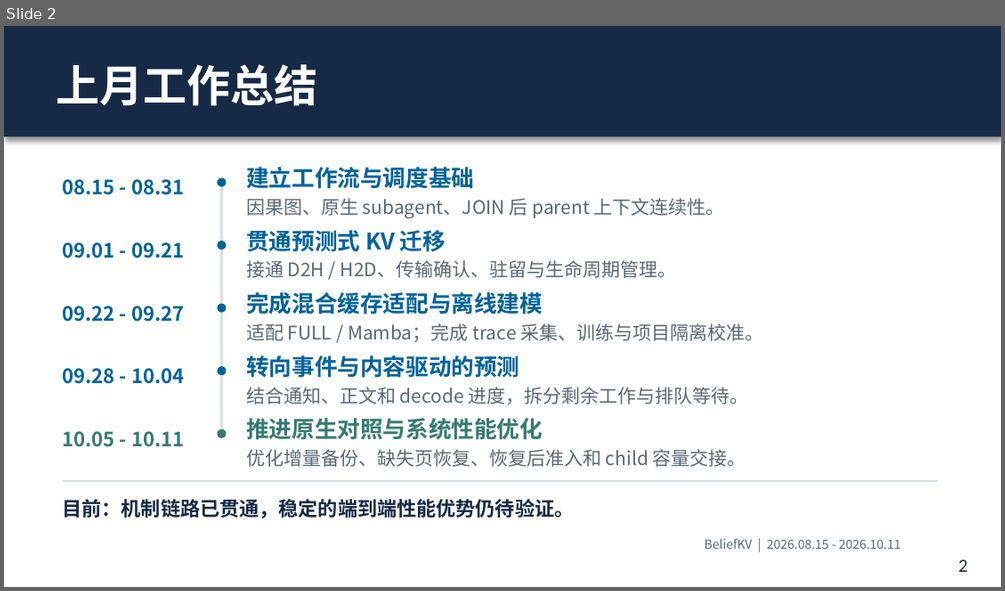
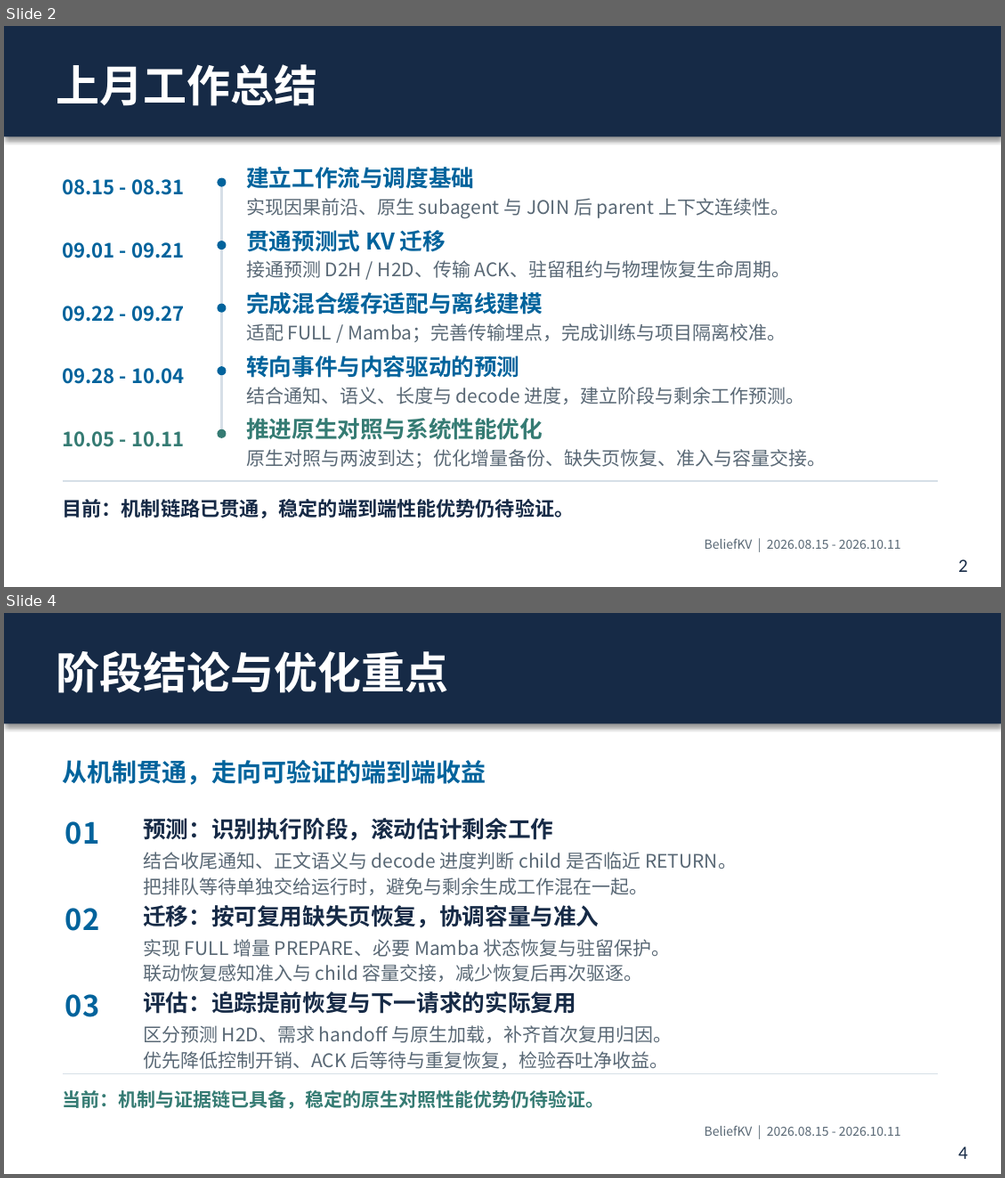
Before and after one commit to SJTU-DDST/BeliefKV, a slide deck: docs/reports/2026-10/BeliefKV_月度汇报_20261011.pptx. Shown one above the other, each under a label of ours: slide 2 before the commit, slides 2 and 4 after it; the slides between them are not shown. The pictures are 1005x591 and 1005x1178 pixels, drawn with LibreOffice and Linux fonts; fonts in the diff are those of the drawing; background and template pictures are left out. Boxes give left, top, right and bottom in pixels: in the first picture for what was removed or moved away, otherwise in the second. Text is boxed around its words. In the diff, an @@ line names an element or a change of style, - is before the commit and + after.

```diff
--- a/docs/reports/2026-10/BeliefKV_月度汇报_20261011.pptx
+++ b/docs/reports/2026-10/BeliefKV_月度汇报_20261011.pptx
@@ slide 4 added at (x1=4, y1=613, x2=1001, y2=1174), background #FFFFFF; not listed: 2 template elements that a slide beside it also shows @@
@@ title added at (x1=56, y1=651, x2=448, y2=693), 42 pt, text #FFFFFF, bold @@
+阶段结论与优化重点
@@ text added at (x1=62, y1=760, x2=485, y2=785), 24 pt, text #01639C, bold @@
+从机制贯通，走向可验证的端到端收益
@@ text added at (x1=65, y1=821, x2=99, y2=844), 28 pt, text #01639C, bold @@
+01
@@ text added at (x1=143, y1=818, x2=553, y2=841), 22 pt, text #162A46, bold @@
+预测：识别执行阶段，滚动估计剩余工作
@@ text added at (x1=143, y1=852, x2=736, y2=895), 18 pt, text #596875 @@
+结合收尾通知、正文语义与 decode 进度判断 child 是否临近 RETURN。
+把排队等待单独交给运行时，避免与剩余生成工作混在一起。
@@ text added at (x1=143, y1=905, x2=599, y2=928), 22 pt, text #162A46, bold @@
+迁移：按可复用缺失页恢复，协调容量与准入
@@ text added at (x1=65, y1=908, x2=99, y2=931), 28 pt, text #01639C, bold @@
+02
@@ text added at (x1=143, y1=939, x2=671, y2=981), 18 pt, text #596875 @@
+实现 FULL 增量 PREPARE、必要 Mamba 状态恢复与驻留保护。
+联动恢复感知准入与 child 容量交接，减少恢复后再次驱逐。
@@ text added at (x1=65, y1=994, x2=99, y2=1017), 28 pt, text #01639C, bold @@
+03
@@ text added at (x1=143, y1=991, x2=576, y2=1013), 22 pt, text #162A46, bold @@
+评估：追踪提前恢复与下一请求的实际复用
@@ text added at (x1=143, y1=1025, x2=672, y2=1069), 18 pt, text #596875 @@
+区分预测 H2D、需求 handoff 与原生加载，补齐首次复用归因。
+优先降低控制开销、ACK 后等待与重复恢复，检验吞吐净收益。
@@ line added from (63, 1074) to (938, 1074), #D6DFE7 1.5 pt @@
@@ text added at (x1=63, y1=1090, x2=605, y2=1109), 18 pt, text #357B73, bold @@
+当前：机制与证据链已具备，稳定的原生对照性能优势仍待验证。
@@ text added at (x1=704, y1=1125, x2=901, y2=1135), 12 pt, text #596875 @@
+BeliefKV | 2026.08.15 - 2026.10.11
@@ slide 2 changed as well @@
@@ text at (x1=246, y1=198, x2=789, y2=218): text changed @@
-因果图、原生 subagent、JOIN 后 parent 上下文连续性。
+实现因果前沿、原生 subagent 与 JOIN 后 parent 上下文连续性。
@@ text at (x1=246, y1=260, x2=790, y2=278): text changed @@
-接通 D2H / H2D、传输确认、驻留与生命周期管理。
+接通预测 D2H / H2D、传输 ACK、驻留租约与物理恢复生命周期。
@@ text at (x1=246, y1=323, x2=786, y2=342): text changed @@
-适配 FULL / Mamba；完成 trace 采集、训练与项目隔离校准。
+适配 FULL / Mamba；完善传输埋点，完成训练与项目隔离校准。
@@ text at (x1=246, y1=386, x2=805, y2=404): text changed @@
-结合通知、正文和 decode 进度，拆分剩余工作与排队等待。
+结合通知、语义、长度与 decode 进度，建立阶段与剩余工作预测。
@@ text at (x1=246, y1=449, x2=825, y2=467): text changed @@
-优化增量备份、缺失页恢复、恢复后准入和 child 容量交接。
+原生对照与两波到达；优化增量备份、缺失页恢复、准入与容量交接。
```
Also in this commit, not shown: 2 other slides changed, 1 other slide added, 4 other files.
